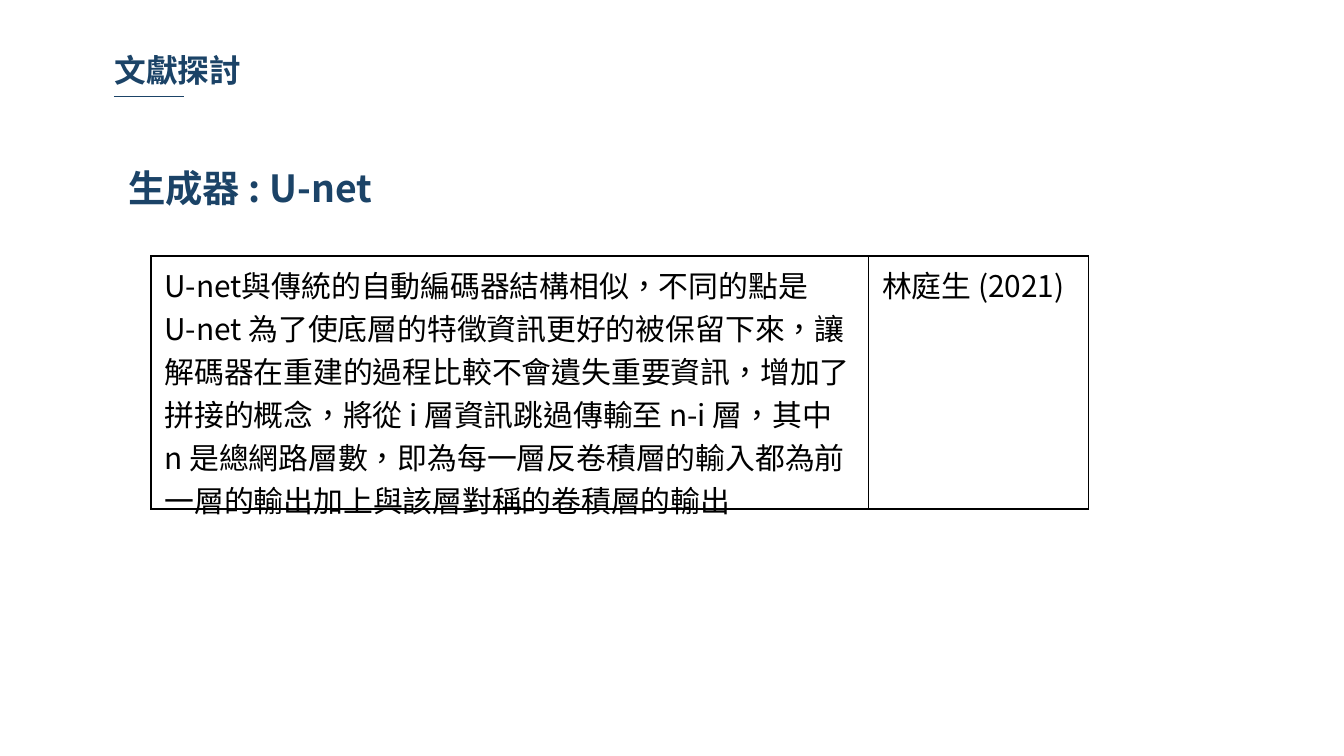
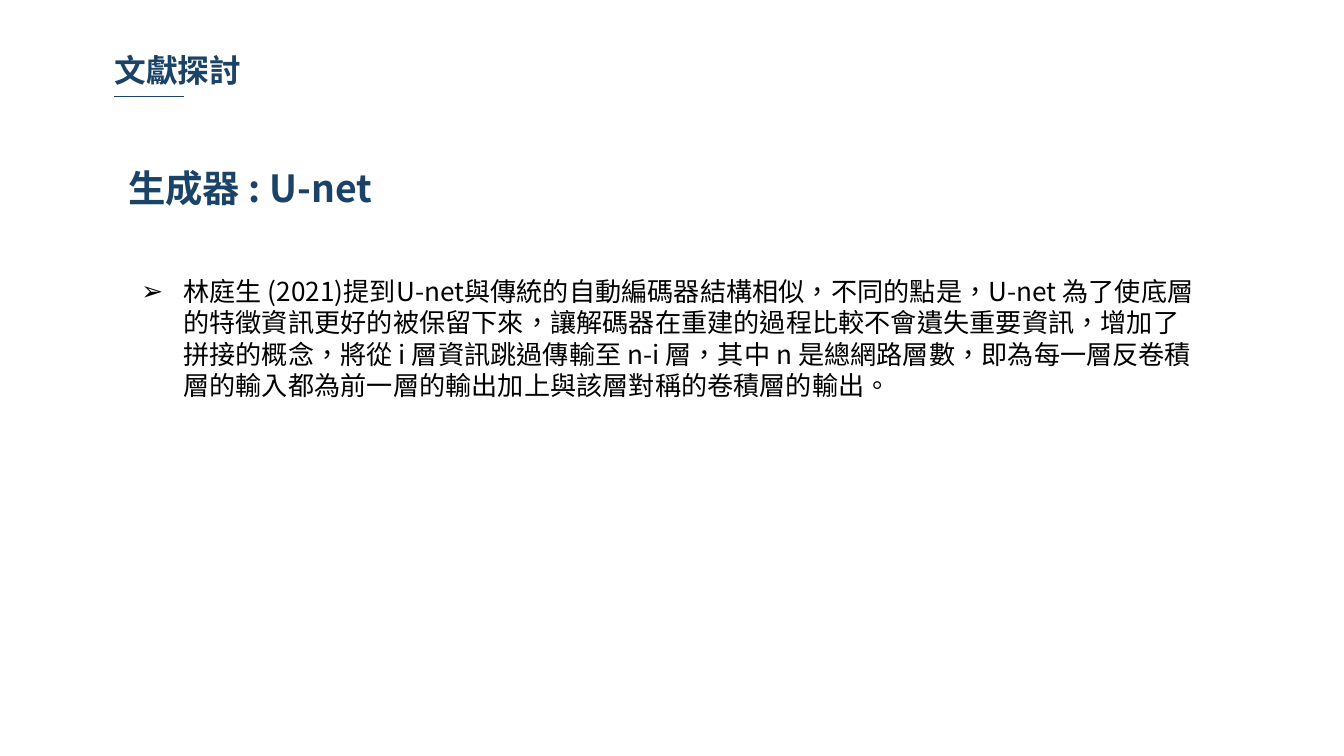
Before and after one commit to 10994015/paper, a slide deck: slide 24 of 論文/論文寫作期末報告.pptx. Drawn at 1344x756 pixels with LibreOffice and Linux fonts; fonts in the diff are those of the drawing; background and template pictures are left out. Boxes give left, top, right and bottom in pixels: in the first picture for what was removed or moved away, otherwise in the second. Text is boxed around its words. In the diff, an @@ line names an element or a change of style, - is before the commit and + after.

```diff
--- a/論文/論文寫作期末報告.pptx
+++ b/論文/論文寫作期末報告.pptx
@@ table removed at <box>151,255,1089,519</box>, 1 rows, 2 columns @@
-U-net與傳統的自動編碼器結構相似，不同的點是 / U-net 為了使底層的特徵資訊更好的被保留下來，讓解碼器在重建的過程比較不會遺失重要資訊，增加了拼接的概念，將從 i 層資訊跳過傳輸至 n-i 層，其中 n 是總網路層數，即為每一層反卷積層的輸入都為前一層的輸出加上與該層對稱的卷積層的輸出 | 林庭生 (2021)
@@ text added at <box>183,279,1193,397</box>, 14 pt, text #000000 @@
+➢ 林庭生 (2021)提到U-net與傳統的自動編碼器結構相似，不同的點是，U-net 為了使底層的特徵資訊更好的被保留下來，讓解碼器在重建的過程比較不會遺失重要資訊，增加了拼接的概念，將從 i 層資訊跳過傳輸至 n-i 層，其中 n 是總網路層數，即為每一層反卷積層的輸入都為前一層的輸出加上與該層對稱的卷積層的輸出。
```
Also in this commit, not shown: 7 other slides changed.
